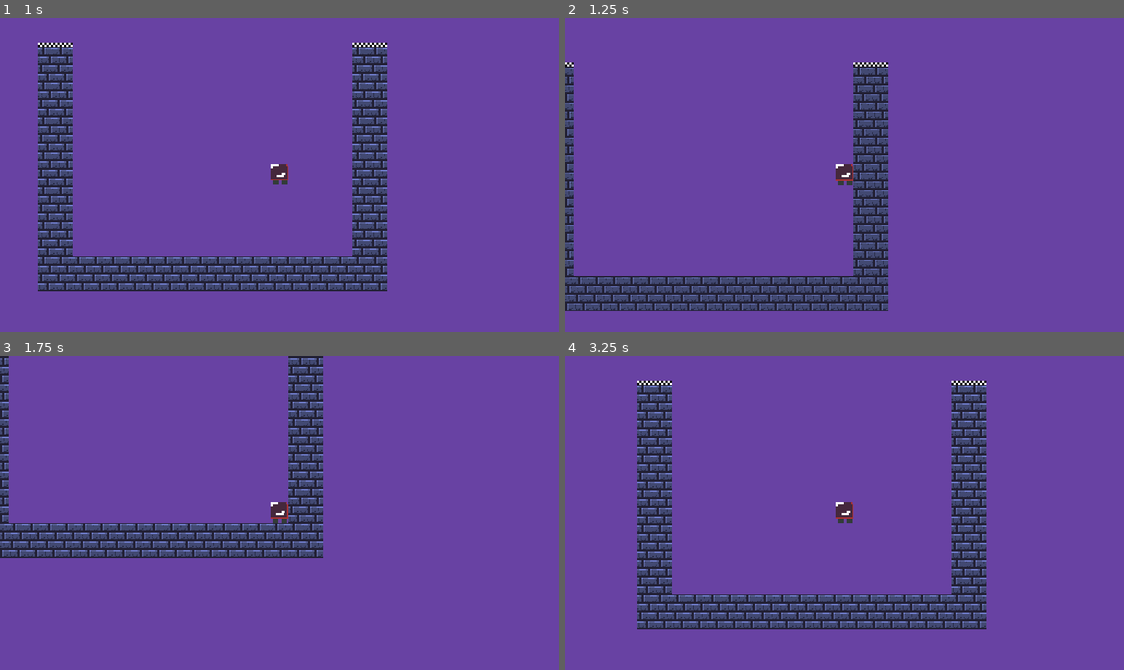
Above: before the commit, frames 1-4 (two rows, left to right).
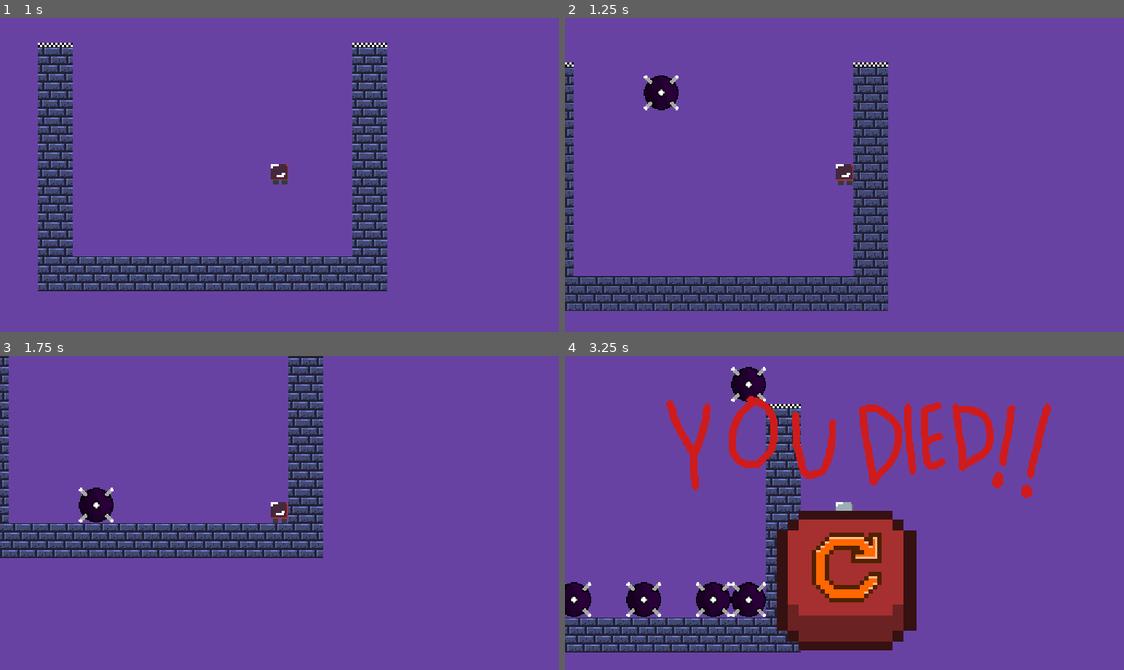
Above: after the commit, the same moments.

Repository: Dgarc359/falling-blocks
Game: Godot game, scene res://scenes/node_2d.tscn
Two runs of this game, one before a commit and one after it. Both use one fixed random seed, a clock stepped at 60 frames per second and the inputs below.
Inputs:
- Up to frame 1 (1 s): hold D (right) from 0.53 s (still down); tap Space (jump) at 0.77 s
- Up to frame 2 (1.25 s): keep holding D (right)
- Up to frame 3 (1.75 s): keep holding D (right); tap Space (jump) at 1.52 s
- Up to frame 4 (3.25 s): release D (right) at 2.03 s; hold A (left) 2.03-2.78 s; hold D (right) from 2.78 s (still down); tap Space (jump) at 3.02 s

Frame 1 is identical in both runs. In frame 2, 0.6% of the frame differs, in the area x 14-21%, y 18-30%; in frame 3, 0.6%; in frame 4, 34%, in the area x 0-87%, y 3-95%.

Commit message:
spawn blocks every 1/x seconds

Diff:
--- a/scenes/node_2d.tscn
+++ b/scenes/node_2d.tscn
@@ -9,6 +9,7 @@
 script = ExtResource("1_gf463")
 width = 10
 height = 7
+blocks_per_second = 2.0
 
 [node name="PlayerCharacter" parent="." instance=ExtResource("2_2jf73")]
 position = Vector2(270, 140)
--- a/scenes/player_character.tscn
+++ b/scenes/player_character.tscn
@@ -6,7 +6,7 @@
 [ext_resource type="PackedScene" uid="uid://c2q1j50ekgpxg" path="res://scenes/ui_manager.tscn" id="4_a8deg"]
 
 [sub_resource type="RectangleShape2D" id="RectangleShape2D_2wgui"]
-size = Vector2(14, 4)
+size = Vector2(14, 6)
 
 [sub_resource type="RectangleShape2D" id="RectangleShape2D_t43ho"]
 size = Vector2(16, 19)
@@ -20,7 +20,7 @@
 [node name="Area2D" type="Area2D" parent="CharacterBody2D"]
 
 [node name="Hurtbox" type="CollisionShape2D" parent="CharacterBody2D/Area2D"]
-position = Vector2(0, -9)
+position = Vector2(0, -10)
 shape = SubResource("RectangleShape2D_2wgui")
 debug_color = Color(0.9982, 0, 0.148067, 0.42)
 
--- a/scripts/Node2D.gd
+++ b/scripts/Node2D.gd
@@ -5,7 +5,11 @@
 
 @export var width: int = 5
 @export var height: int = 5
-@export var block_spawn_elapsed_time: int = 3
+
+@export var blocks_per_second: float
+
+var block_millis_timeout: float
+#var block_millis_timeout := 1 / blocks_per_second
 
 @onready var time_since_last_spawn = 0
 const VICTORY_TILE = preload("res://assets/sprites/victory-tile/victory-tile.bmp")
@@ -22,13 +26,15 @@
 
 # Called when the node enters the scene tree for the first time.
 func _ready():
+	block_millis_timeout = 1 / blocks_per_second
+	print("block millis timeout ",block_millis_timeout)
 	player_initial_starting_position = player_character.position
 	#pc_cam_control.add_child(death_ui)
 	pass # Replace with function body.
 
 # Called every frame. 'delta' is the elapsed time since the previous frame.
 func _process(delta):
-	if time_since_last_spawn > block_spawn_elapsed_time:
+	if time_since_last_spawn > block_millis_timeout:
 		spawn_falling_block(node_2d, width)
 		time_since_last_spawn = 0
 
